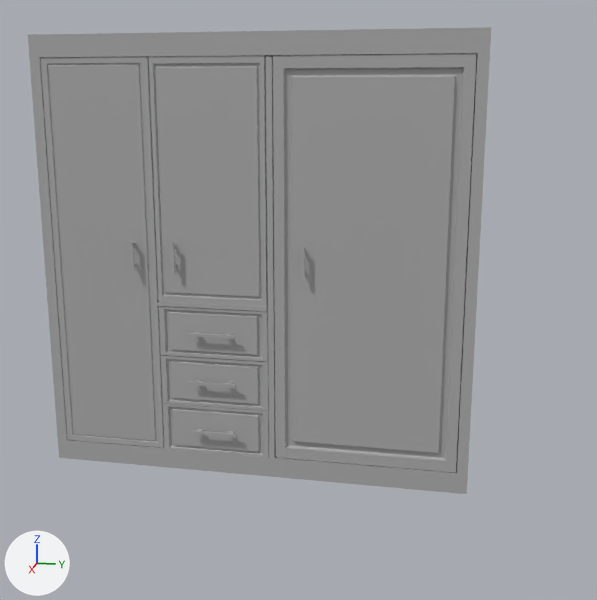
What one commit did to the FBX model Assets/3D Assets/Furniture/Cabinet.fbx.
The view is the same before and after, from a 50 mm lens placed at (0.1826, 0.0443, 0.0844), pointed at (0.0189, 0.0115, 0.0435). The axes (+X, +Y, +Z) are drawn at lower left. The lights are the same throughout. Where no turn or scale is listed for an object, it has been applied to the vertices.
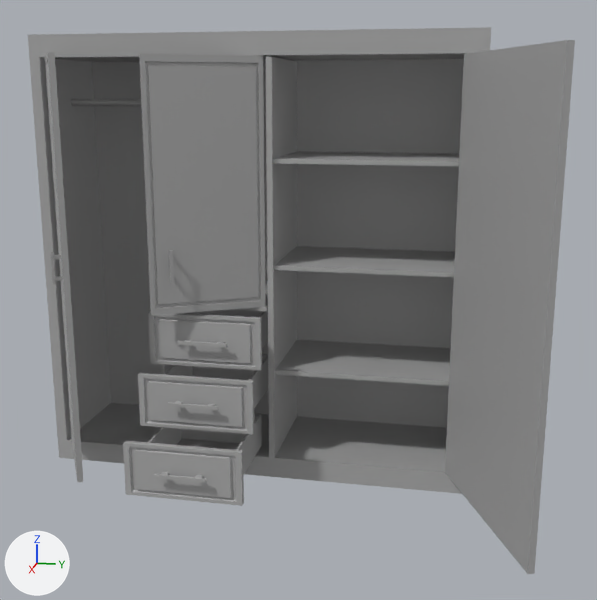
Where the newer file only moved an object's origin or applied its transform, the numbers keep the older frame.

Diff of the bpy script that builds the scene:
```diff
--- a/Assets/3D Assets/Furniture/Cabinet.fbx.py
+++ b/Assets/3D Assets/Furniture/Cabinet.fbx.py
@@ me_mesh_006 @@
 me_mesh_006.from_pydata(...)  # 72 vertices, 68 faces; spans x -0.0016..0.0017, y -0.0008..0.0232, z -0.0435..0.0435
 # used by ob_pcube26; location = (0.0142, -0.0445, 0.0489)
+# me_mesh_006 part 1: the whole mesh is turned -60.9 degrees about the z axis through the mesh origin
 me_mesh_006.materials.append(mat_standardsurface1)
@@ ob_pcube31 @@
 ob_pcube31 = bpy.data.objects.new('pCube31', me_mesh_011)
-ob_pcube31.location = (0.0015, -0.0087, 0.0107)
+ob_pcube31.location = (0.0243, -0.0087, 0.0107)
@@ ob_pcube30 @@
 ob_pcube30 = bpy.data.objects.new('pCube30', me_mesh_010)
-ob_pcube30.location = (0.0015, -0.0087, 0.0221)
+ob_pcube30.location = (0.015, -0.0087, 0.0221)
@@ ob_pcube12 @@
-ob_pcube12 = bpy.data.objects.new('pCube12', me_mesh_003)
-ob_pcube12.location = (0.0014, -0.0088, 0.0399)
@@ ob_pcube24 @@
 ob_pcube24.location = (0.0142, 0.0447, 0.0489)
-ob_pcube24.rotation_euler = (1.571, 0.0, 0.0)  # degrees (90, 0, 0)
+ob_pcube24.rotation_euler = (1.571, 0.0, 1.953)  # degrees (90, 0, 112)
 ob_pcube24.scale = (0.01, 0.01, 0.01)
@@ ob_pcube25 @@
 ob_pcube25.location = (0.0142, 0.0026, 0.0664)
-ob_pcube25.rotation_euler = (1.571, 0.0, 0.0)  # degrees (90, 0, 0)
+ob_pcube25.rotation_euler = (1.571, 0.0, 0.502)  # degrees (90, 0, 29)
 ob_pcube25.scale = (0.01, 0.01, 0.01)
@@ ob_pcube29 @@
 ob_pcube29 = bpy.data.objects.new('pCube29', me_mesh_009)
-ob_pcube29.location = (0.0015, -0.0087, 0.0336)
+ob_pcube29.location = (0.0077, -0.0087, 0.0336)
```

Pixel boxes (x1, y1, x2, y2) of what changed, in the pictures (597 x 600 px):
'pCube24', turned: before (273, 54, 476, 473); after (445, 40, 575, 574)
'pCube26', mesh turned: before (40, 57, 164, 448); after (45, 52, 83, 482)
'pCube25', turned: before (148, 55, 268, 307); after (139, 54, 266, 315)
'pCube31', moved: before (163, 403, 269, 457); after (123, 414, 262, 506)
'pCube30', moved: before (161, 355, 269, 411); after (138, 354, 269, 434)
'pCube29', moved: before (159, 306, 268, 362); after (148, 310, 268, 371)
'pCube12', deleted: before (158, 301, 268, 311)
'pCube28', unchanged, uncovered by the edit: (28, 27, 491, 494) in both
